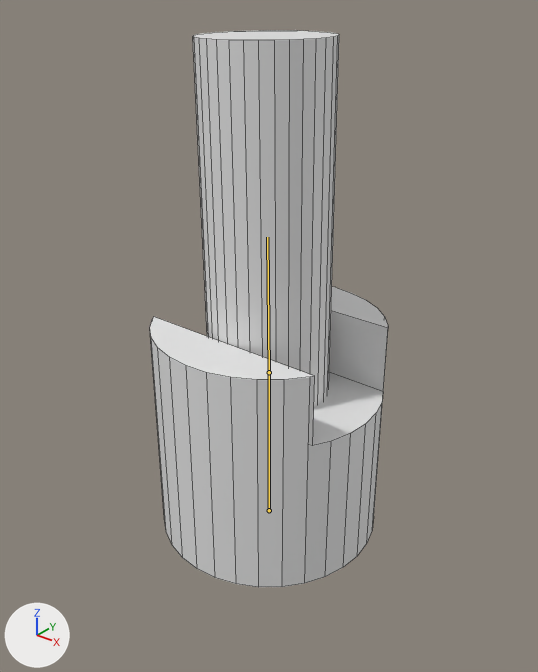
Before and after pictures for a commit that changed the Blender file Assets/Blender/Switch/onetime-switch.blend.
The view is the same before and after, from a 50 mm lens placed at (4.64, -5.8, 6.02), pointed at (-0.1, 0.13, 2.34). Lighting does not change. The marker at lower left points along +X, +Y and +Z. The first picture is the older version. Both versions are drawn at frame 8 of the action 'On'; the numbers are the values there. The bones that bend it are drawn over the model as lines. Mesh edges are drawn as thin lines.

The first picture shows 'Cylinder', 'OneTimeSwitchBase'.
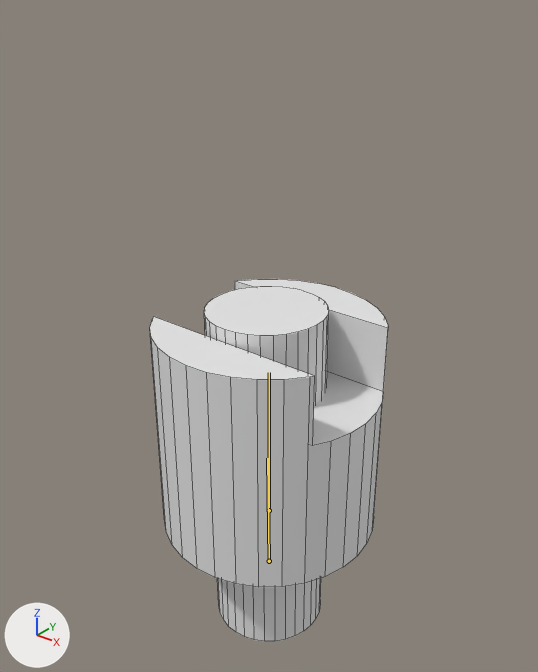
Boxes (x1, y1, x2, y2) around the edits, measured in the pictures (538 x 672 px):
'Cylinder', posed: before (193, 30, 339, 407); after (204, 286, 329, 641)
bone 'Bone.001', root to tip: before (269, 372) to (267, 237); after (269, 561) to (267, 458)

The edits, one by one:
Bone 'Bone.001' (bone_bone_001) moves from (0.0, 0.0, 0.0) to (0.0, -2.774, 0.0).
